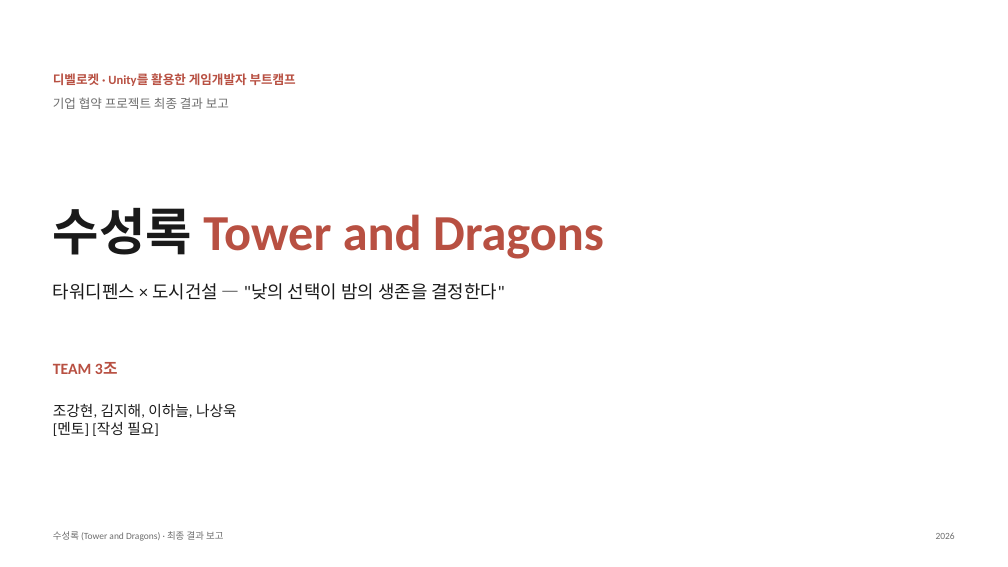
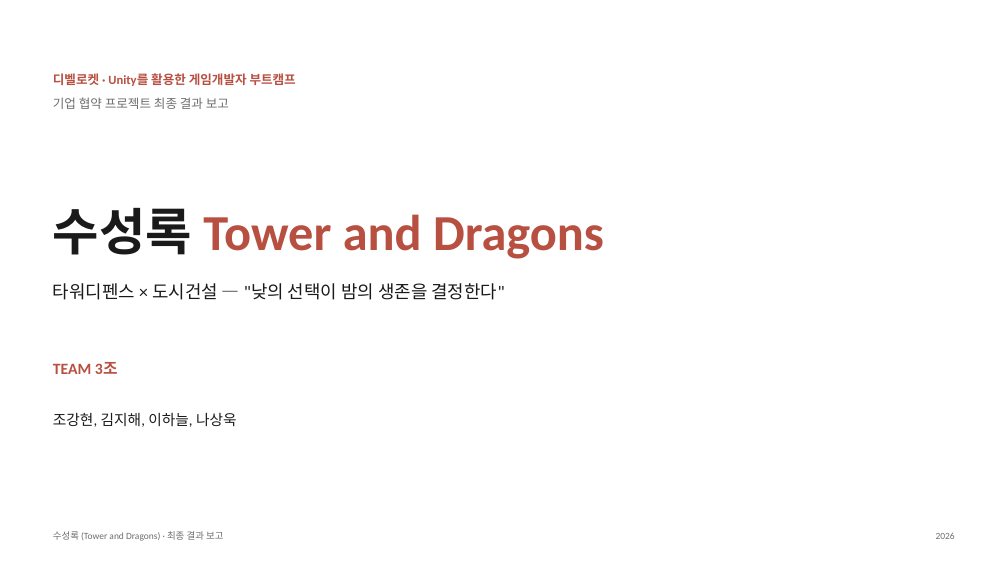
Before and after one commit to JoKangHyeon/TowerAndDragon, a slide deck: slide 1 of Docs/수성록_최종결과보고_초안.pptx. Drawn at 1008x567 pixels with LibreOffice and Linux fonts; fonts in the diff are those of the drawing. Boxes give left, top, right and bottom in pixels: in the first picture for what was removed or moved away, otherwise in the second. Text is boxed around its words. In the diff, an @@ line names an element or a change of style, - is before the commit and + after.

```diff
--- a/Docs/수성록_최종결과보고_초안.pptx
+++ b/Docs/수성록_최종결과보고_초안.pptx
@@ text at [53,422,159,436]: paragraph removed @@
-[멘토] [작성 필요]
```
Also in this commit, not shown: 4 other slides changed, 1 other file.
